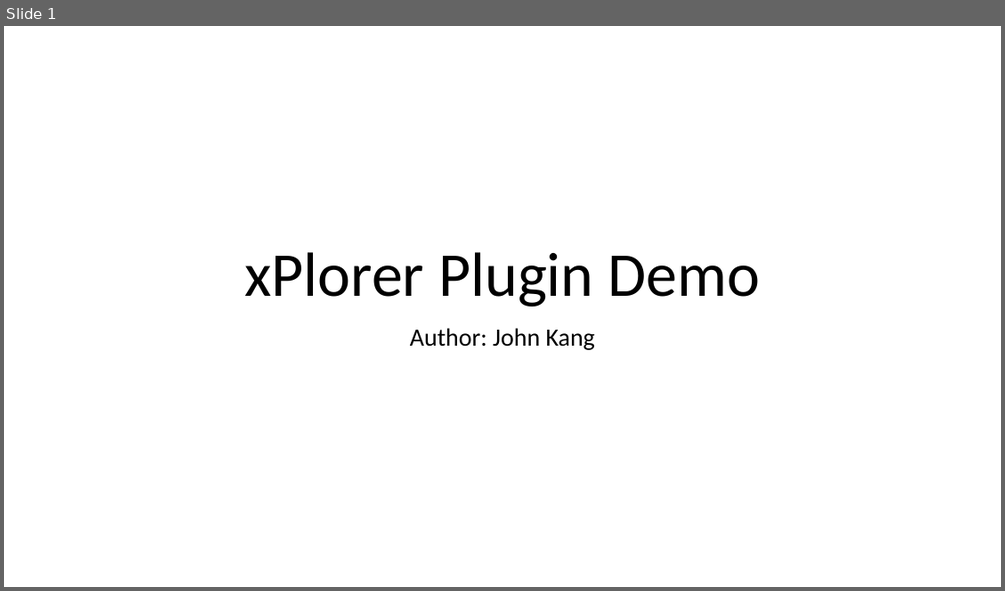
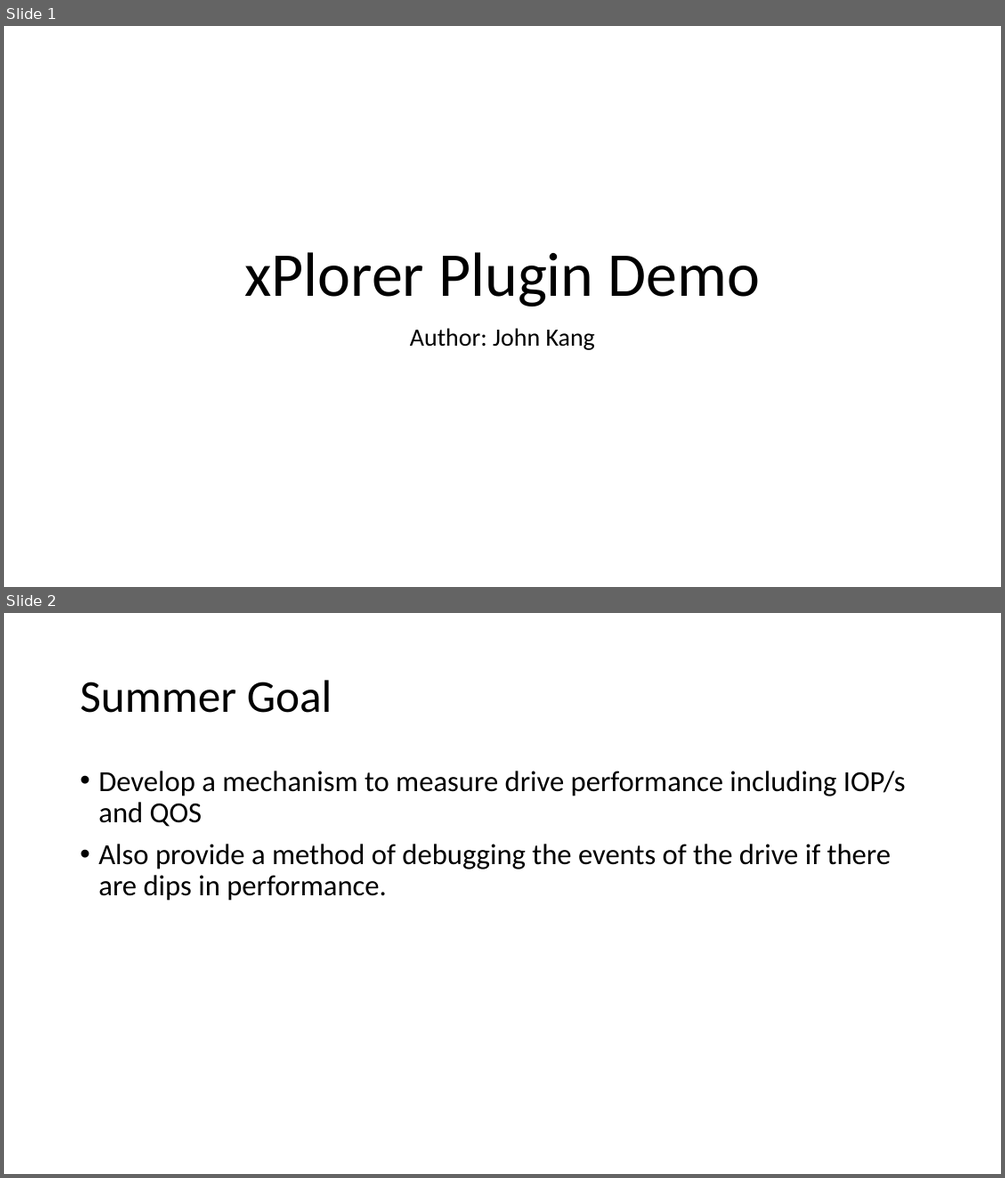
Before and after one commit to janlang1/Western-Digital, a slide deck: xPlorer Plugin Demo.pptx. Shown one above the other, each under a label of ours: slide 1 before the commit, slides 1 and 2 after it. The pictures are 1005x591 and 1005x1178 pixels, drawn with LibreOffice and Linux fonts; fonts in the diff are those of the drawing. Boxes give left, top, right and bottom in pixels: in the first picture for what was removed or moved away, otherwise in the second. Text is boxed around its words. In the diff, an @@ line names an element or a change of style, - is before the commit and + after.

```diff
--- a/xPlorer Plugin Demo.pptx
+++ b/xPlorer Plugin Demo.pptx
@@ slide 2 added at bbox=[4, 613, 1001, 1174], background #FFFFFF @@
@@ title added at bbox=[80, 680, 332, 713], 44 pt, text #000000 @@
+Summer Goal
@@ text added at bbox=[98, 771, 906, 900], 28 pt, text #000000 @@
+• Develop a mechanism to measure drive performance including IOP/s and QOS
+• Also provide a method of debugging the events of the drive if there are dips in performance.
```
Also in this commit, not shown: 3 slides changed, 12 other slides added, 4 slides removed, 8 other files.
